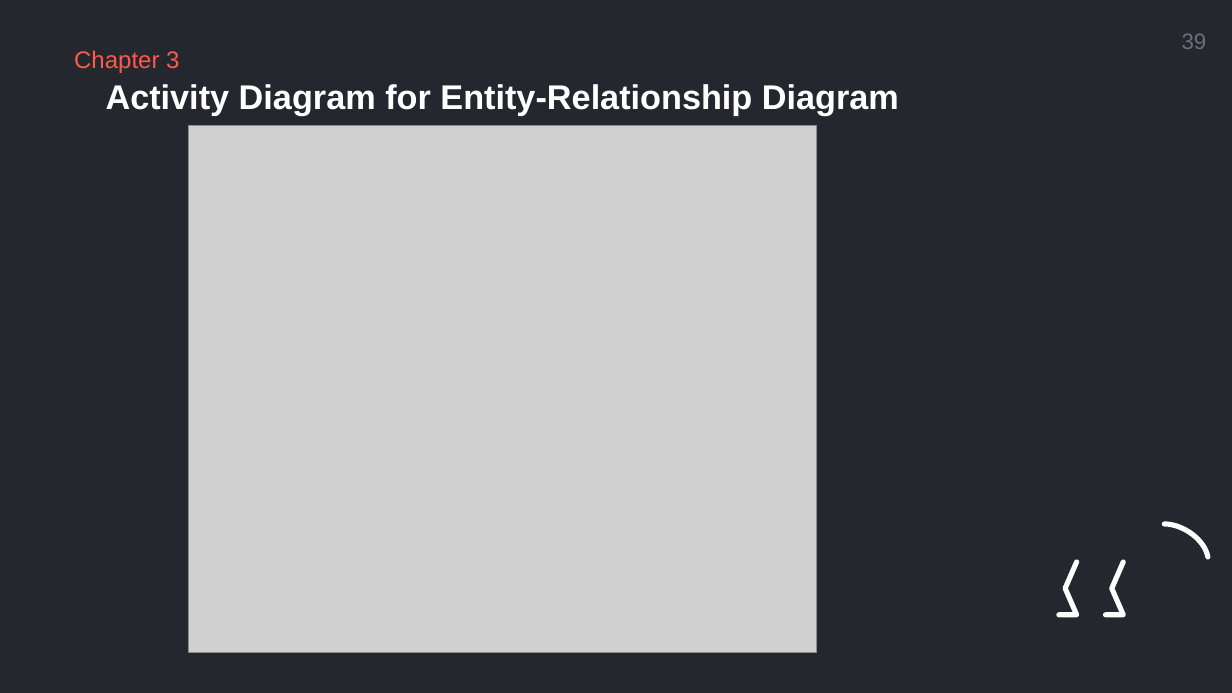
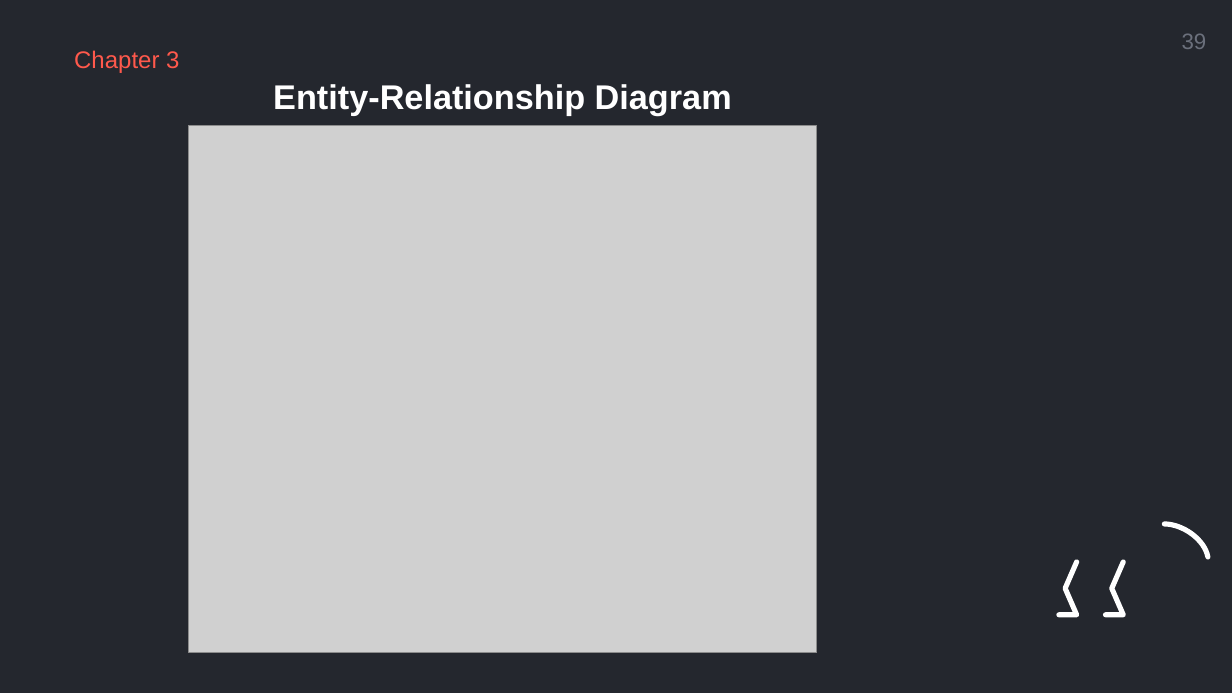
Before and after one commit to mrklglsn/CAPSTONE-FILES, a slide deck: slide 39 of Capstone Final/Presentation - With Diagram.pptx. Drawn at 1232x693 pixels with LibreOffice and Linux fonts; fonts in the diff are those of the drawing; grey boxes stand for pictures; background and template pictures are left out. Boxes give left, top, right and bottom in pixels: in the first picture for what was removed or moved away, otherwise in the second. Text is boxed around its words. In the diff, an @@ line names an element or a change of style, - is before the commit and + after.

```diff
--- a/Capstone Final/Presentation - With Diagram.pptx
+++ b/Capstone Final/Presentation - With Diagram.pptx
@@ title at (273,84,732,116): text changed @@
-Activity Diagram for Entity-Relationship Diagram
+Entity-Relationship Diagram
```
Also in this commit, not shown: 5 other slides changed, 1 slide added, 1 slide removed.
